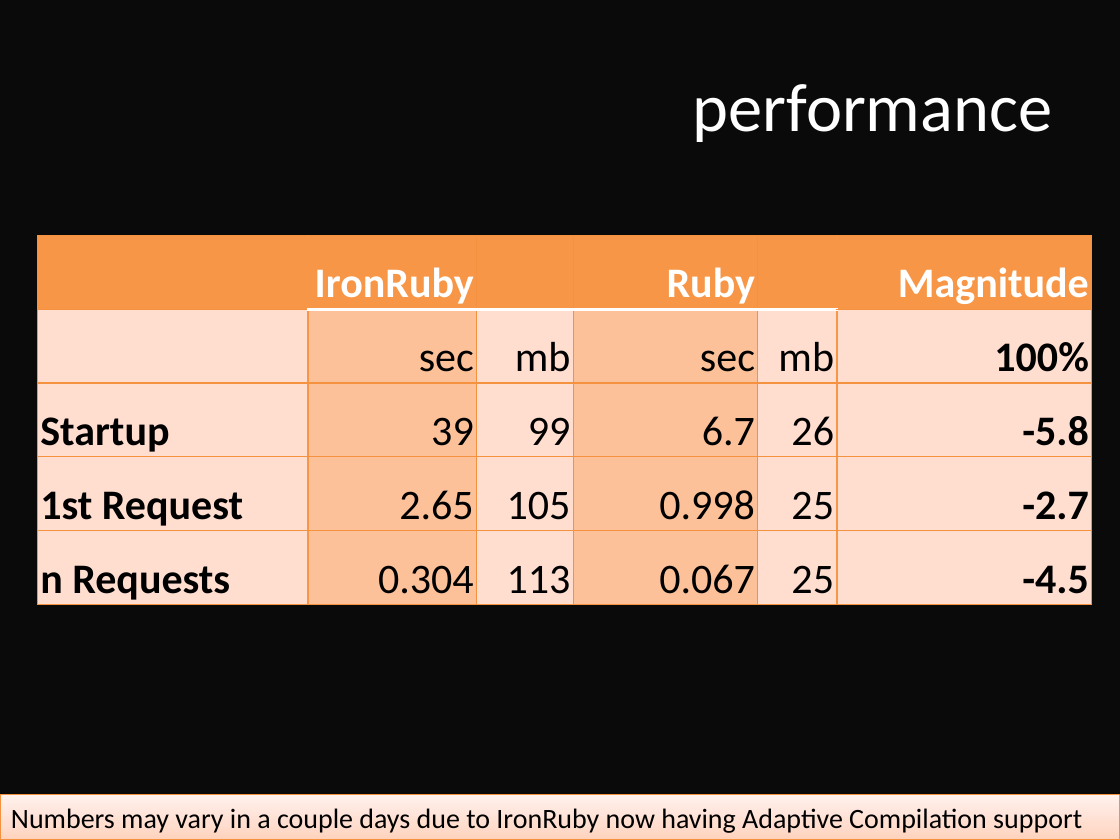
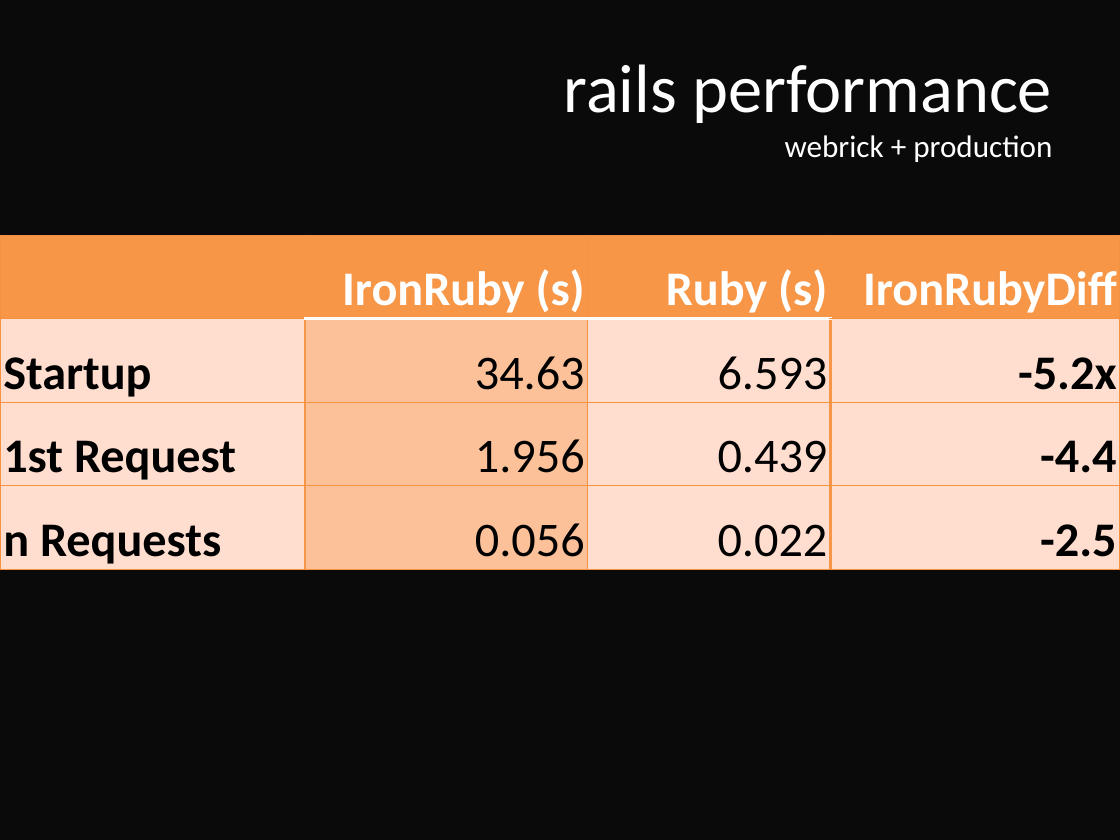
Before and after one commit to jschementi/railsconf09, a slide deck: slide 14 of railsconf09-jschementi.pptx. Drawn at 1120x840 pixels with LibreOffice and Linux fonts; fonts in the diff are those of the drawing; background and template pictures are left out. Boxes give left, top, right and bottom in pixels: in the first picture for what was removed or moved away, otherwise in the second. Text is boxed around its words. In the diff, an @@ line names an element or a change of style, - is before the commit and + after.

Commit message:
Final pptx

```diff
--- a/railsconf09-jschementi.pptx
+++ b/railsconf09-jschementi.pptx
@@ title at (x1=564, y1=64, x2=1052, y2=162): text changed; size 44 to 20 pt @@
-performance
+rails performance
+webrick + production
@@ table at (x1=0, y1=235, x2=1120, y2=569) @@
- | IronRuby |  | Ruby |  | Magnitude
- | sec | mb | sec | mb | 100%
-Startup | 39 | 99 | 6.7 | 26 | -5.8
-1st Request | 2.65 | 105 | 0.998 | 25 | -2.7
-n Requests | 0.304 | 113 | 0.067 | 25 | -4.5
+ | IronRuby (s) | Ruby (s) | IronRubyDiff
+Startup | 34.63 | 6.593 | -5.2x
+1st Request | 1.956 | 0.439 | -4.4
+n Requests | 0.056 | 0.022 | -2.5
@@ table resized from (x1=37, y1=235, x2=1093, y2=605) to (x1=0, y1=235, x2=1120, y2=569) @@
@@ rectangle removed at (x1=0, y1=795, x2=1120, y2=840) @@
-Numbers may vary in a couple days due to IronRuby now having Adaptive Compilation support
```
Also in this commit, not shown: 8 other slides changed, 1 slide added, 1 slide removed.
